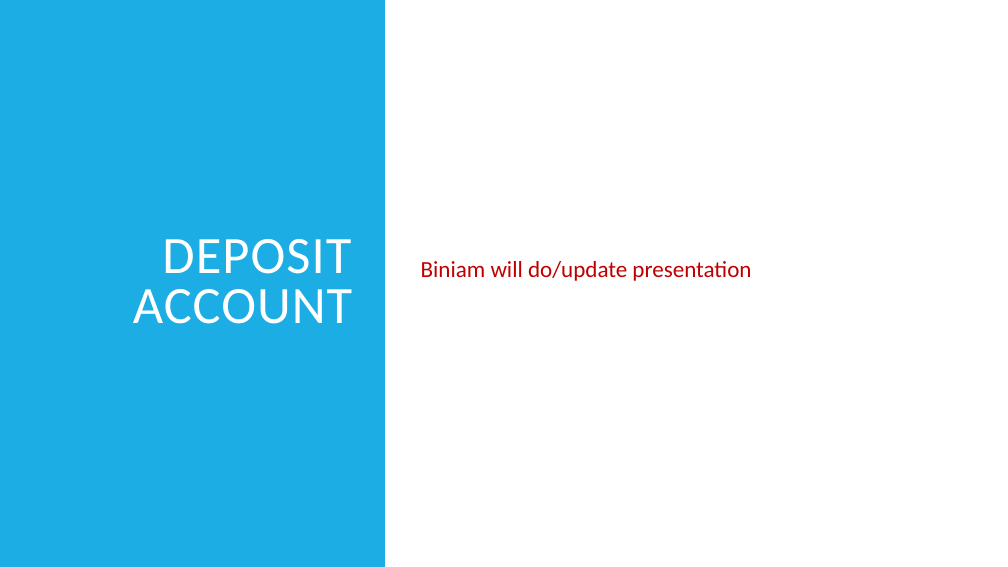
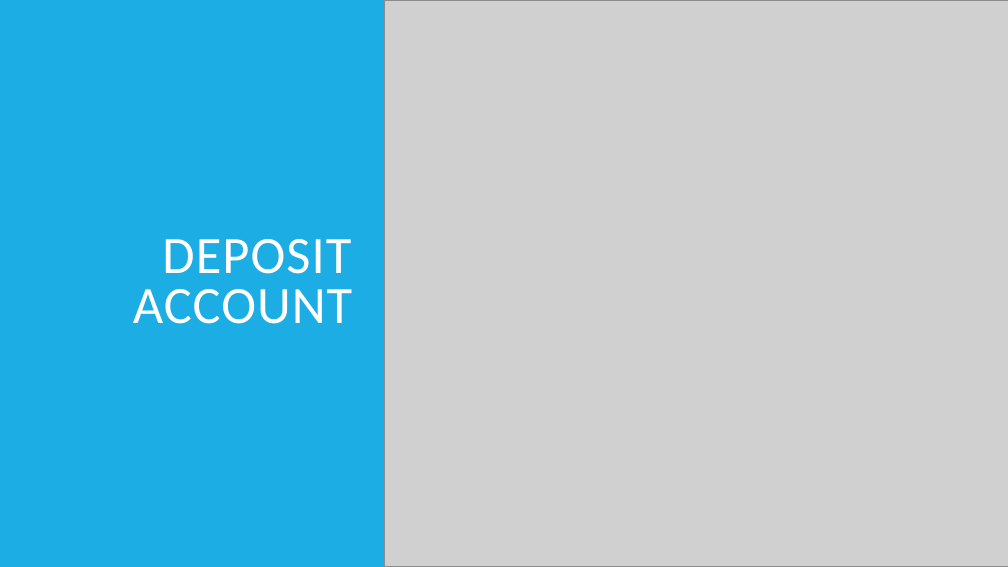
Before and after one commit to carwyndoan/bankproj, a slide deck: slide 14 of documents/Project Presentation.pptx. Drawn at 1008x567 pixels with LibreOffice and Linux fonts; fonts in the diff are those of the drawing; grey boxes stand for pictures. Boxes give left, top, right and bottom in pixels: in the first picture for what was removed or moved away, otherwise in the second. Text is boxed around its words. In the diff, an @@ line names an element or a change of style, - is before the commit and + after.

Commit message:
ppt modified

```diff
--- a/documents/Project Presentation.pptx
+++ b/documents/Project Presentation.pptx
@@ picture added at bbox=[385, 0, 1008, 567] @@
@@ text removed at bbox=[421, 261, 751, 281] @@
-  Biniam will do/update presentation
```
Also in this commit, not shown: 4 other slides changed, 16 other files.
